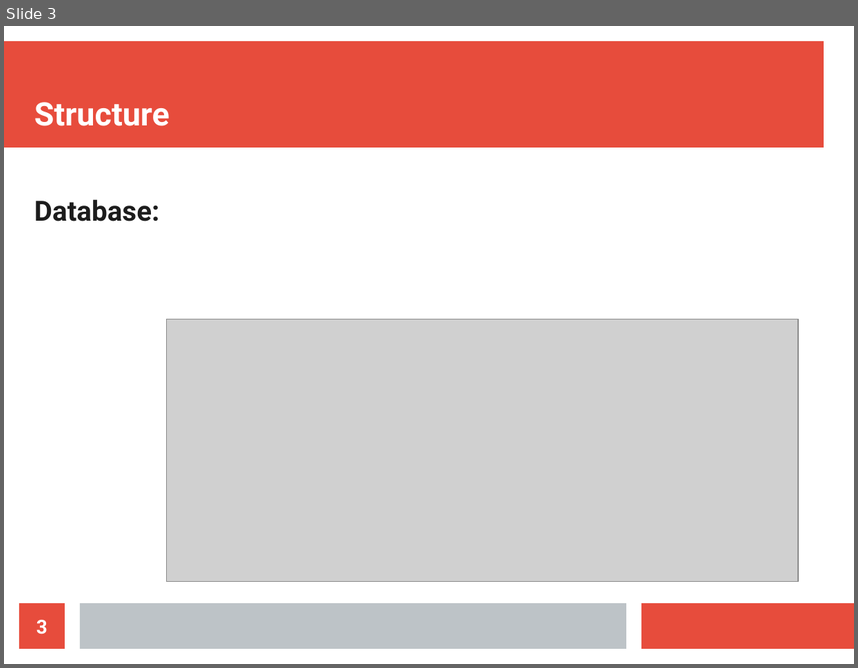
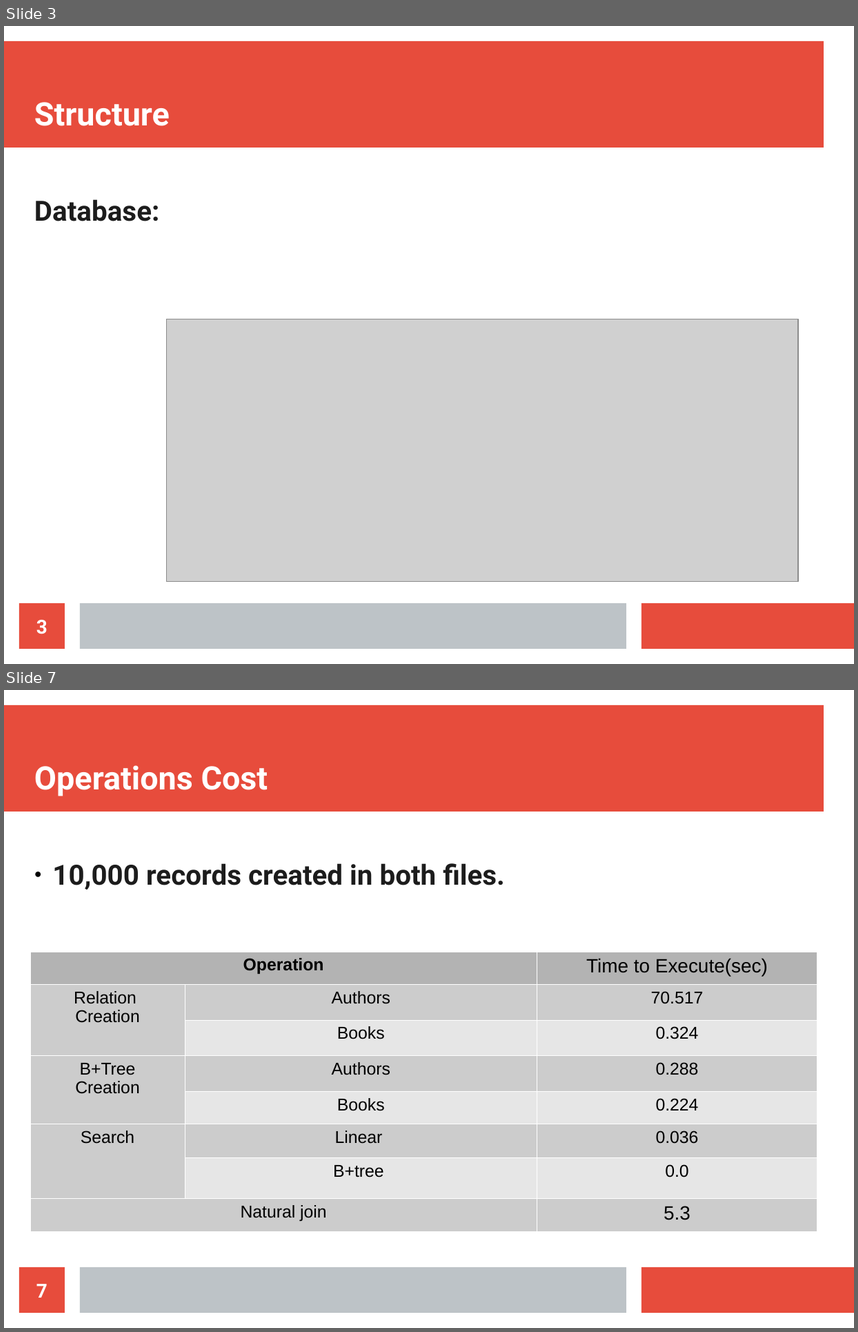
Before and after one commit to YasserKa/B-Tree, a slide deck: Slide_Show.odp. Shown one above the other, each under a label of ours: slide 3 before the commit, slides 3 and 7 after it; the slides between them are not shown. The pictures are 858x668 and 858x1332 pixels, drawn with LibreOffice and Linux fonts; fonts in the diff are those of the drawing; grey boxes stand for pictures. Boxes give left, top, right and bottom in pixels: in the first picture for what was removed or moved away, otherwise in the second. Text is boxed around its words. In the diff, an @@ line names an element or a change of style, - is before the commit and + after.

```diff
--- a/Slide_Show.odp
+++ b/Slide_Show.odp
@@ slide 7 added at box(4, 690, 854, 1328), background #FFFFFF; not listed: 3 template elements that a slide beside it also shows @@
@@ title added at box(34, 765, 268, 796), 30.1 pt, text #FFFFFF, bold @@
+Operations Cost
@@ text added at box(52, 863, 505, 889), 26 pt, text #1C1C1C, bold @@
+● 10,000 records created in both files.
@@ table added at box(30, 952, 818, 1232), 8 rows, 3 columns @@
+Operation |  | Time to Execute(sec)
+Relation / Creation | Authors | 70.517
+ | Books | 0.324
+B+Tree / Creation | Authors | 0.288
+ | Books | 0.224
+Search | Linear | 0.036
+ | B+tree | 0.0
+Natural join |  | 5.3
@@ page number added at box(19, 1267, 65, 1312), fill #E74C3C, 18 pt, text #FFFFFF, bold @@
+7
```
Also in this commit, not shown: 2 slides changed, 1 other slide added, 1 slide removed, 4 other files.
